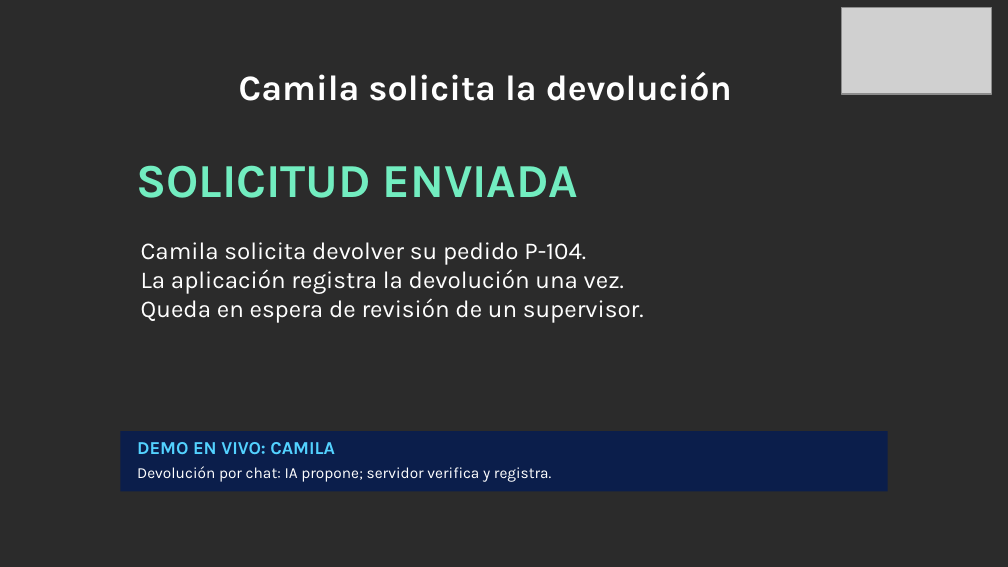
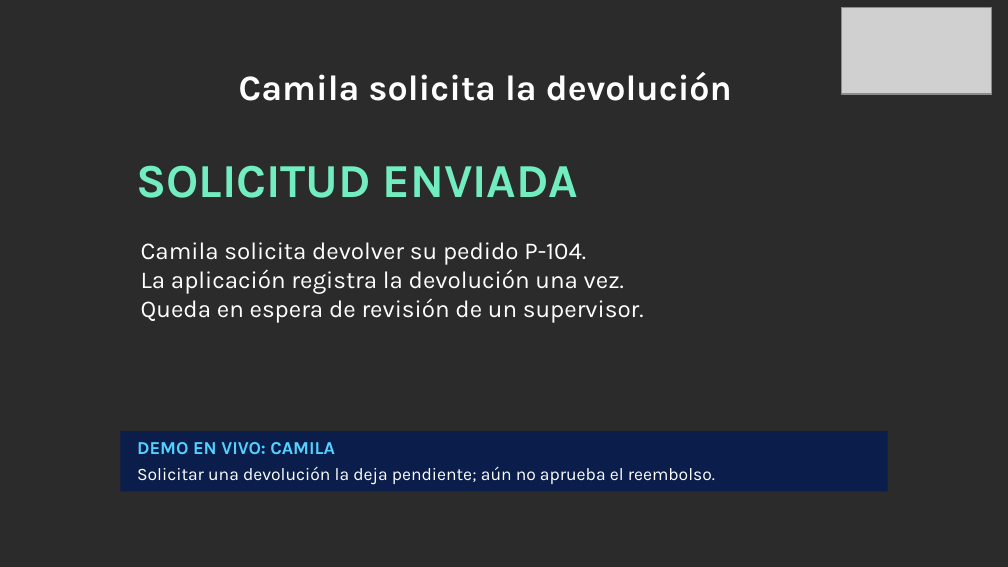
Before and after one commit to dannyfriz/aws-ecommerce-agent-demo, a slide deck: slide 8 of docs/presentaciones/Danny_Friz_SCD_2026_arquitectura_IA.pptx. Drawn at 1008x567 pixels with LibreOffice and Linux fonts; fonts in the diff are those of the drawing; grey boxes stand for pictures; background and template pictures are left out; a plain dark background stands for a picture behind light text. Boxes give left, top, right and bottom in pixels: in the first picture for what was removed or moved away, otherwise in the second. Text is boxed around its words. In the diff, an @@ line names an element or a change of style, - is before the commit and + after.

```diff
--- a/docs/presentaciones/Danny_Friz_SCD_2026_arquitectura_IA.pptx
+++ b/docs/presentaciones/Danny_Friz_SCD_2026_arquitectura_IA.pptx
@@ text at <box>137,466,715,485</box>: text changed; size 11 to 12.5 pt @@
-Devolución por chat: IA propone; servidor verifica y registra.
+Solicitar una devolución la deja pendiente; aún no aprueba el reembolso.
```
Also in this commit, not shown: 23 other slides changed, 1 slide added, 1 slide removed, 4 other files.
